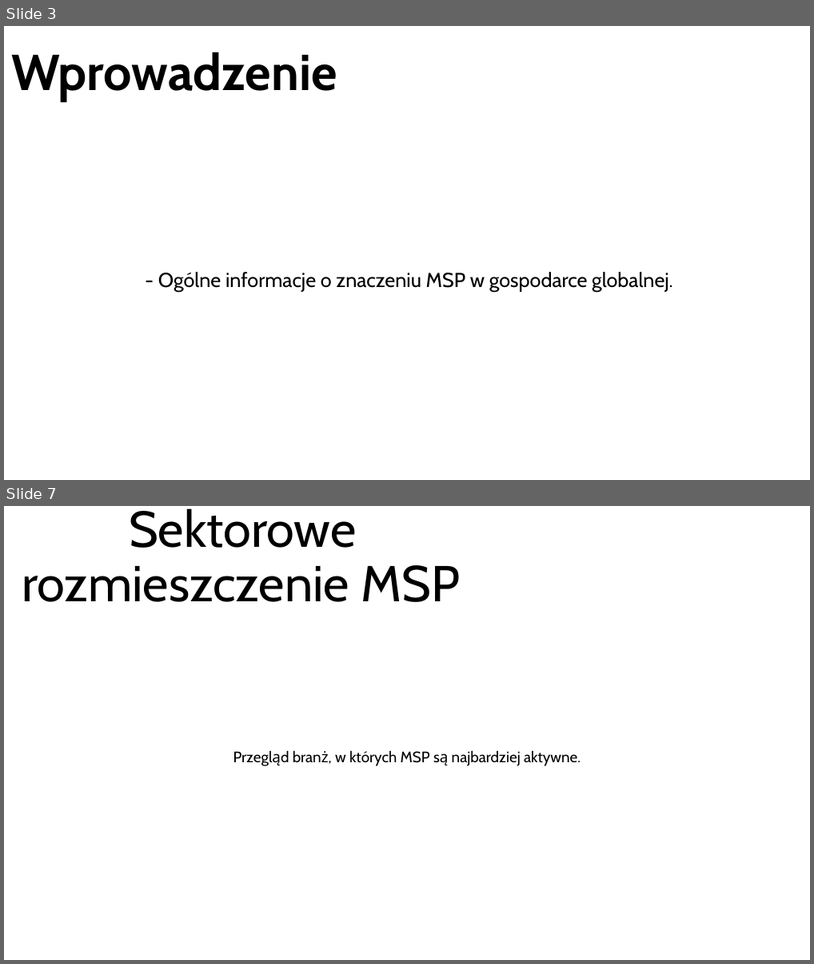
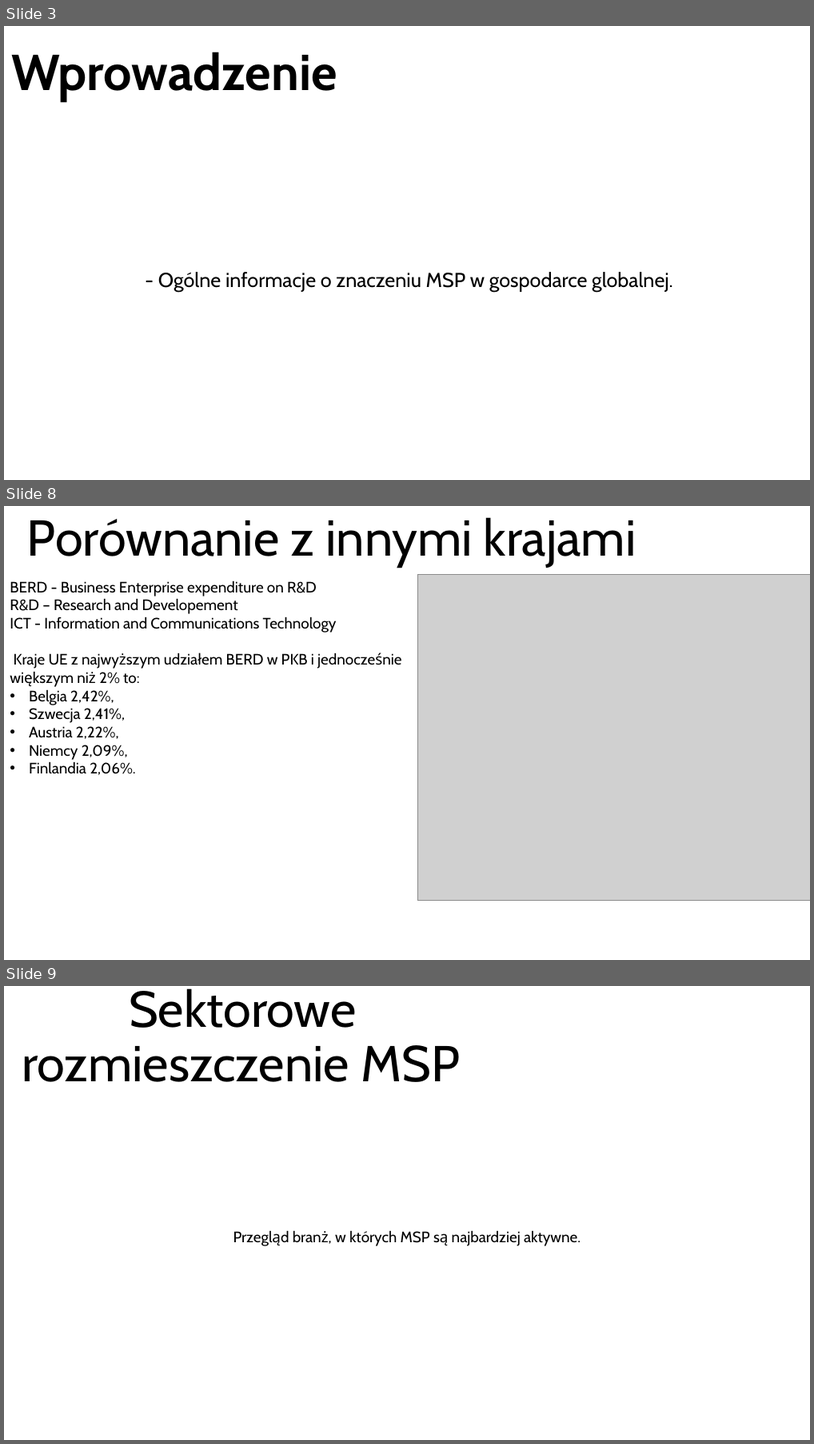
Before and after one commit to dmw-wsb/WPSG, a slide deck: WPSG_INF_K4m_Prezentacja_temat_3.pptx. Shown one above the other, each under a label of ours: slides 3 and 7 before the commit, slides 3, 8 and 9 after it; the slides between them are not shown. The pictures are 814x964 and 814x1444 pixels, drawn with LibreOffice and Linux fonts; fonts in the diff are those of the drawing; grey boxes stand for pictures. Boxes give left, top, right and bottom in pixels: in the first picture for what was removed or moved away, otherwise in the second. Text is boxed around its words. In the diff, an @@ line names an element or a change of style, - is before the commit and + after.

Commit message:
definicja MSP, statystyki w polsce i z innymi krajami

```diff
--- a/WPSG_INF_K4m_Prezentacja_temat_3.pptx
+++ b/WPSG_INF_K4m_Prezentacja_temat_3.pptx
@@ slide 8 added at [4,506,810,960], background #FFFFFF @@
@@ title added at [27,517,636,568], 60 pt, text #000000 @@
+Porównanie z innymi krajami
@@ picture added at [418,574,810,900] @@
@@ subtitle added at [10,580,337,775], 18 pt, text #000000 @@
+BERD - Business Enterprise expenditure on R&D
+R&D – Research and Developement
+ICT - Information and Communications Technology
+Kraje UE z najwyższym udziałem BERD w PKB i jednocześnie większym niż 2% to:
+• Belgia 2,42%,
+• Szwecja 2,41%,
+• Austria 2,22%,
+• Niemcy 2,09%,
+• Finlandia 2,06%.
@@ what was slide 7 is now slide 9 @@
```
Also in this commit, not shown: 4 other slides added, 3 slides removed.
